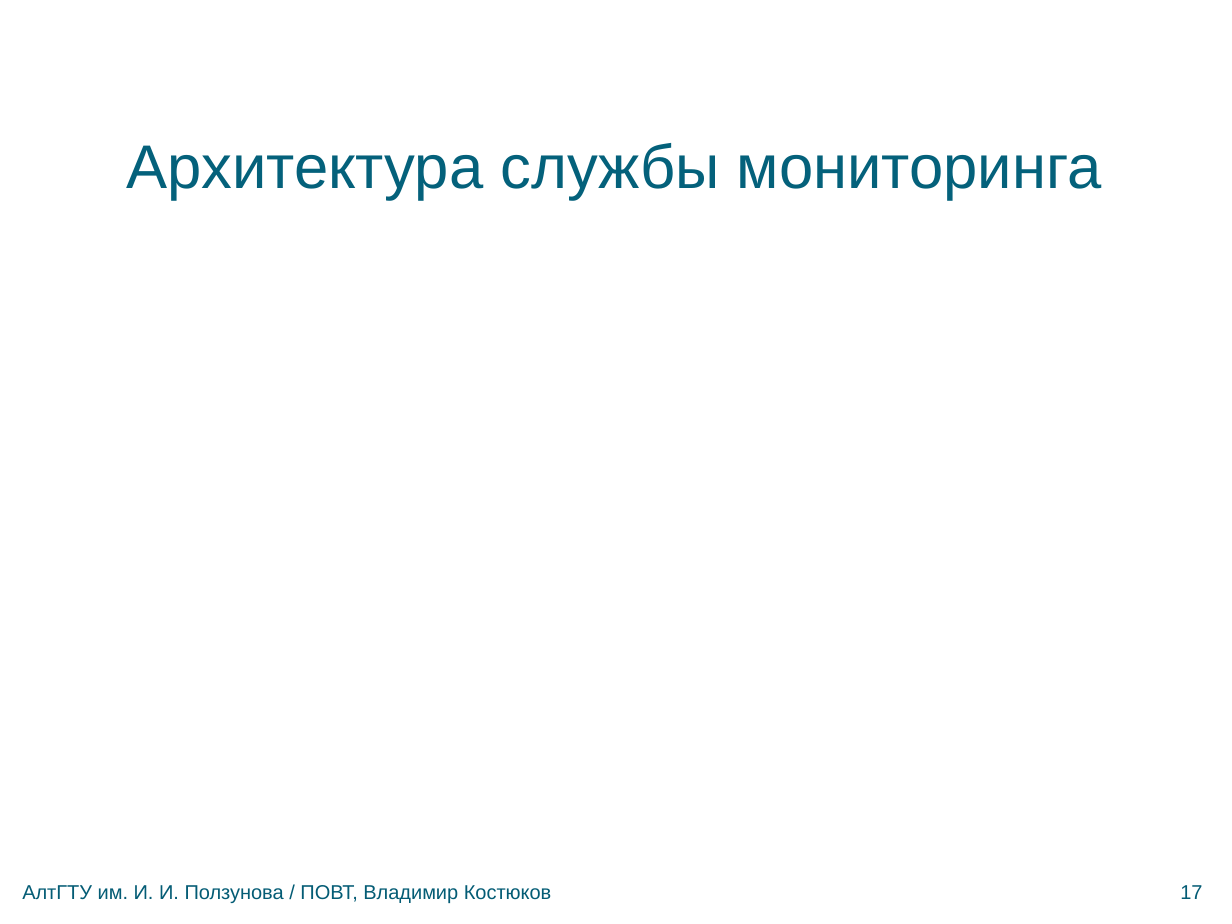
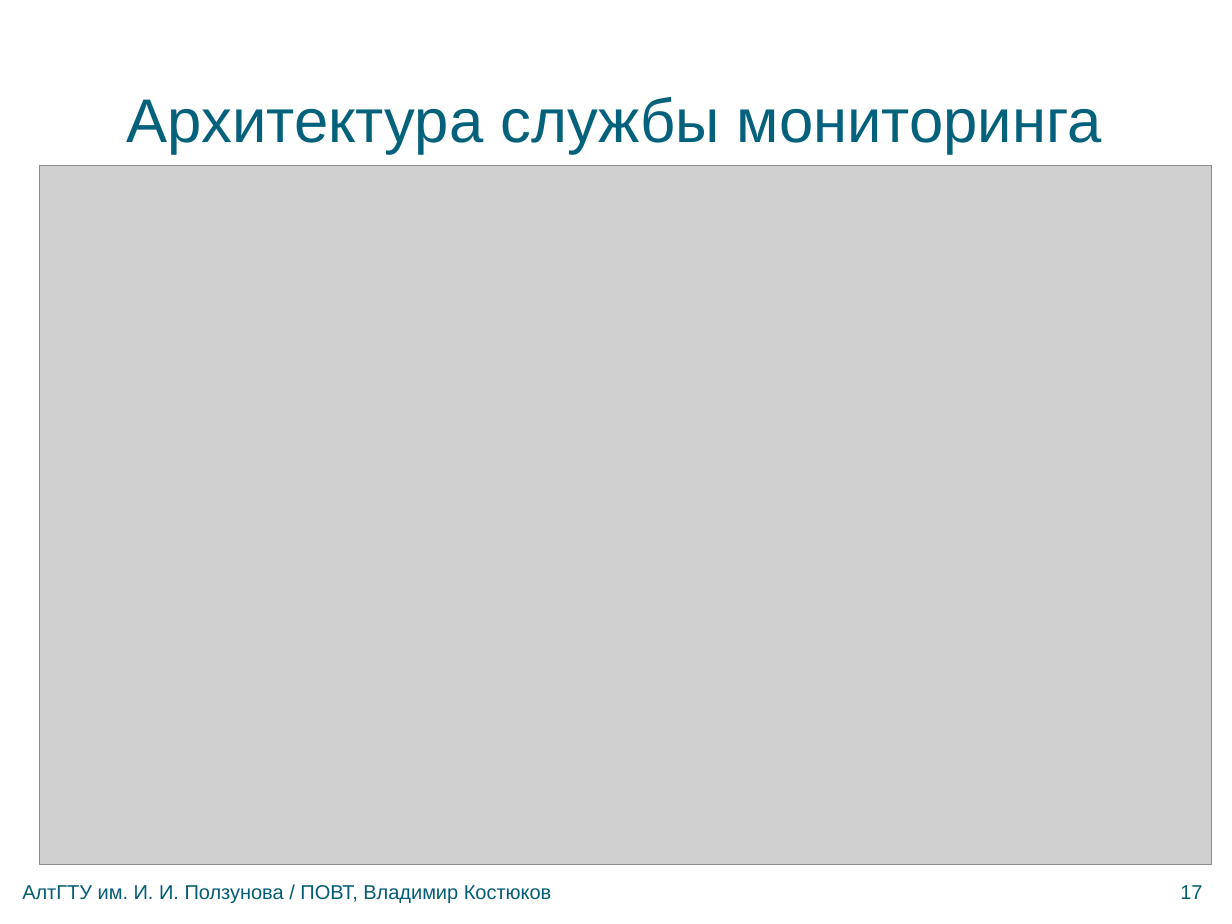
Before and after one commit to bluerain/snoopy, a slide deck: slide 17 of diploma/trunk/ppt/kostyukov.pptx. Drawn at 1232x924 pixels with LibreOffice and Linux fonts; fonts in the diff are those of the drawing; grey boxes stand for pictures; background and template pictures are left out. Boxes give left, top, right and bottom in pixels: in the first picture for what was removed or moved away, otherwise in the second. Text is boxed around its words. In the diff, an @@ line names an element or a change of style, - is before the commit and + after.

```diff
--- a/diploma/trunk/ppt/kostyukov.pptx
+++ b/diploma/trunk/ppt/kostyukov.pptx
@@ text "Архитектура службы мониторинга": place and size @@
-text "Архитектура службы мониторинга" at (127, 143, 1102, 199)
+text "Архитектура службы мониторинга" at (127, 97, 1102, 154)
@@ picture added at (40, 165, 1211, 865) @@
```
Also in this commit, not shown: 1 other slide changed, 5 other files.
